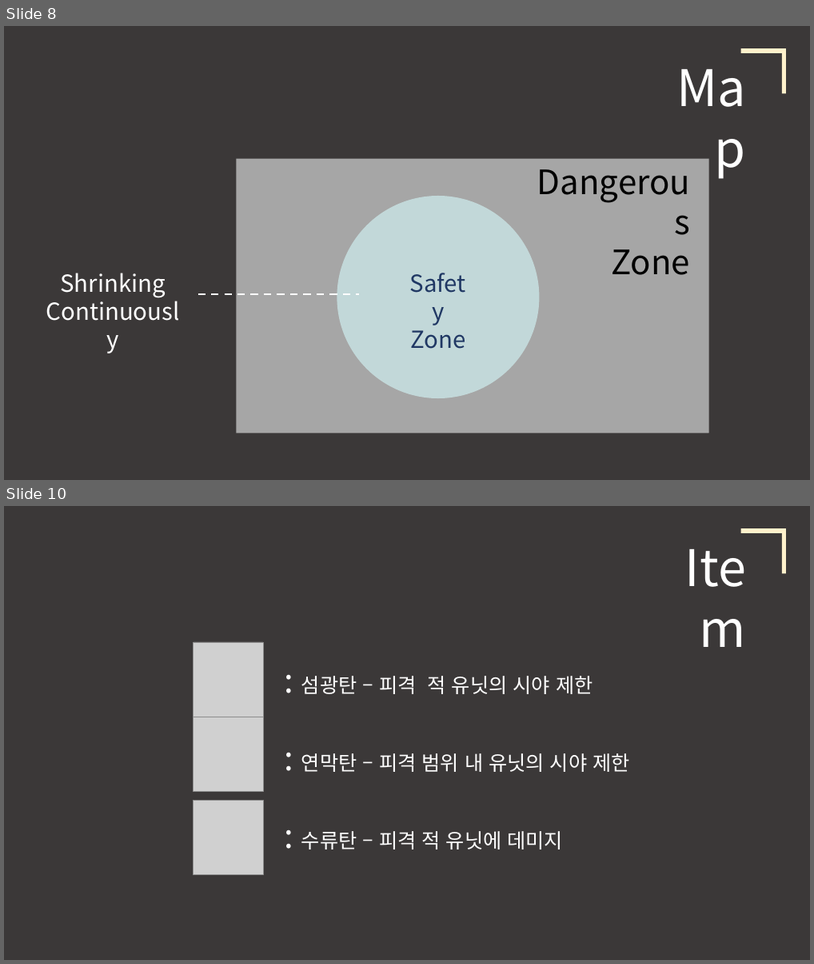
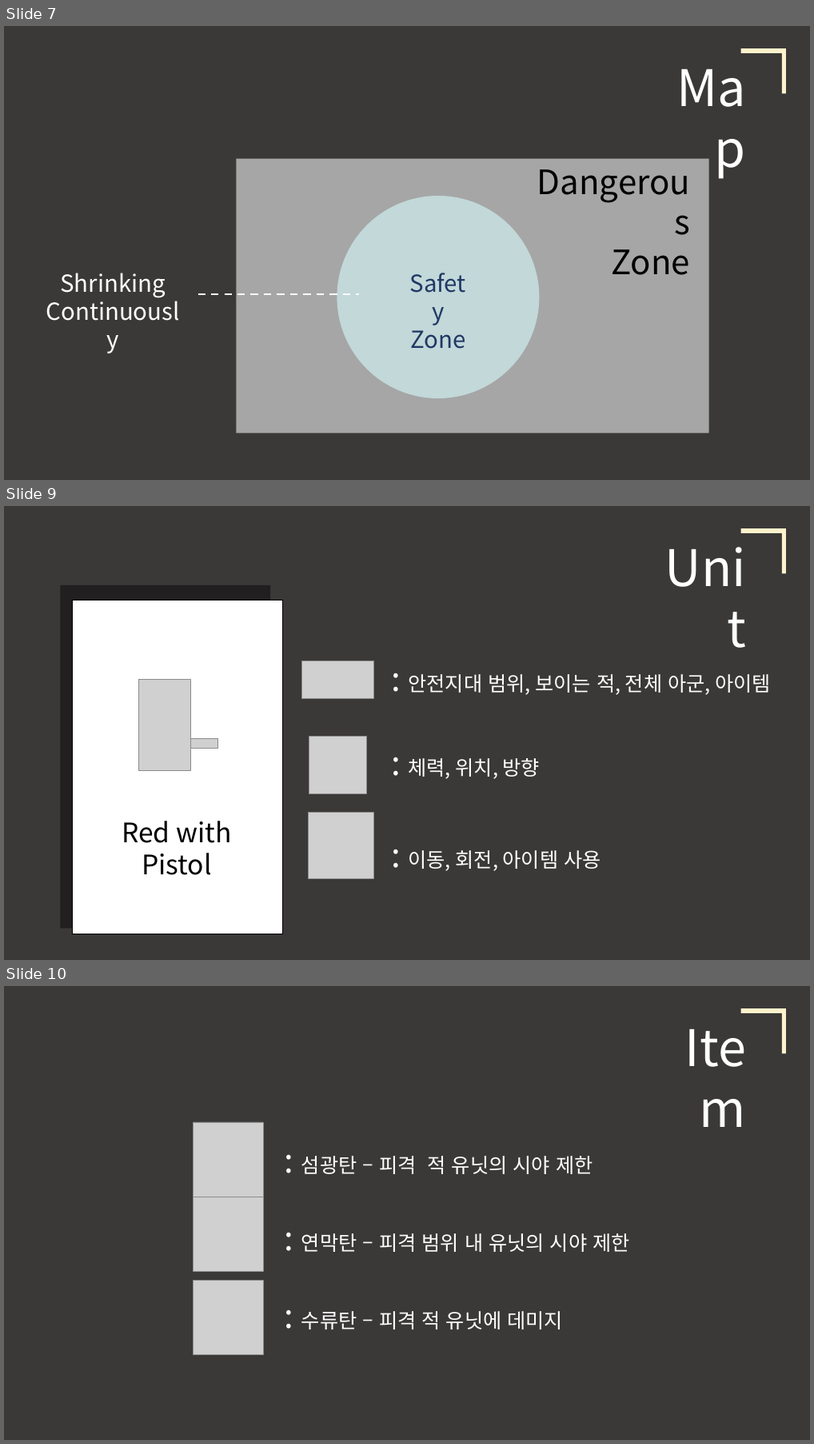
Before and after one commit to robin-maki/ABneBA, a slide deck: ABneBA_Presentation.pptx. Shown one above the other, each under a label of ours: slides 8 and 10 before the commit, slides 7, 9 and 10 after it; the slides between them are not shown. The pictures are 814x964 and 814x1444 pixels, drawn with LibreOffice and Linux fonts; fonts in the diff are those of the drawing; grey boxes stand for pictures. Boxes give left, top, right and bottom in pixels: in the first picture for what was removed or moved away, otherwise in the second. Text is boxed around its words. In the diff, an @@ line names an element or a change of style, - is before the commit and + after.

```diff
--- a/ABneBA_Presentation.pptx
+++ b/ABneBA_Presentation.pptx
@@ slide 9 added at [4, 506, 810, 960], background #3B3838 @@
@@ corner added at [742, 528, 786, 573], fill #FFF2CC @@
@@ text added at [644, 533, 753, 600], 60 pt, text #FFFFFF @@
+Unit
@@ rectangle added at [60, 585, 270, 928], fill #000000 at 44% opacity @@
@@ rectangle added at [72, 600, 282, 934], fill #FFFFFF, outline #000000 1 pt @@
@@ rectangle added at [114, 668, 178, 780], fill #FFFFFF @@
@@ rectangle added at [185, 668, 248, 780], fill #FFFFFF @@
@@ picture added at [302, 661, 374, 699] @@
@@ picture added at [138, 680, 190, 770] @@
@@ text added at [409, 674, 771, 695], 24 pt, text #FFFFFF @@
+: 안전지대 범위, 보이는 적, 전체 아군, 아이템
@@ picture added at [178, 739, 218, 748] @@
@@ picture added at [310, 736, 367, 793] @@
@@ text added at [409, 758, 540, 779], 24 pt, text #FFFFFF @@
+: 체력, 위치, 방향
@@ picture added at [308, 812, 374, 878] @@
@@ text added at [122, 820, 231, 875], 32 pt, text #000000 @@
+Red with
+Pistol
@@ text added at [409, 850, 601, 871], 24 pt, text #FFFFFF @@
+: 이동, 회전, 아이템 사용
@@ what was slide 8 is now slide 7 @@
```
Also in this commit, not shown: 1 slide changed, 1 slide removed.
